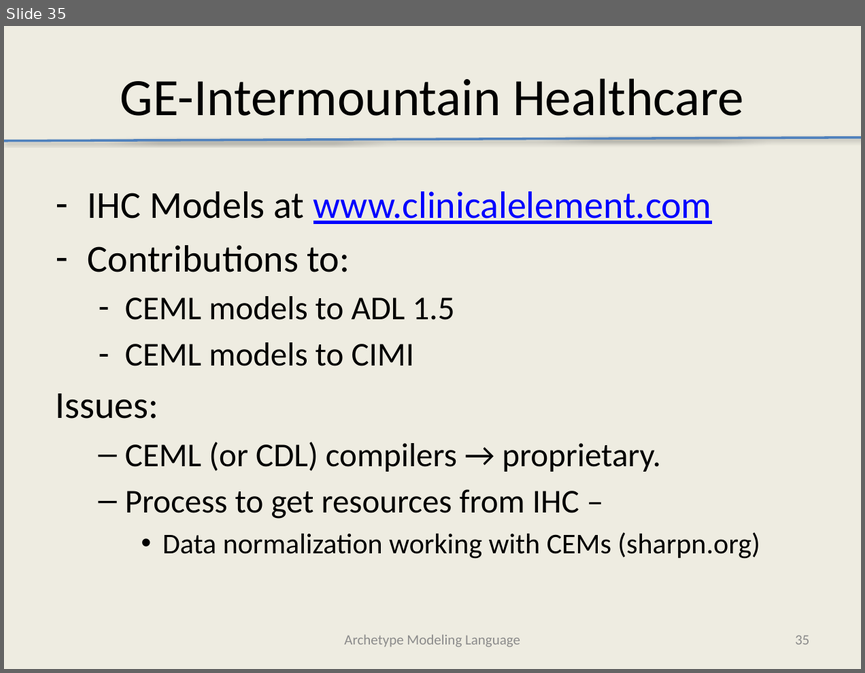
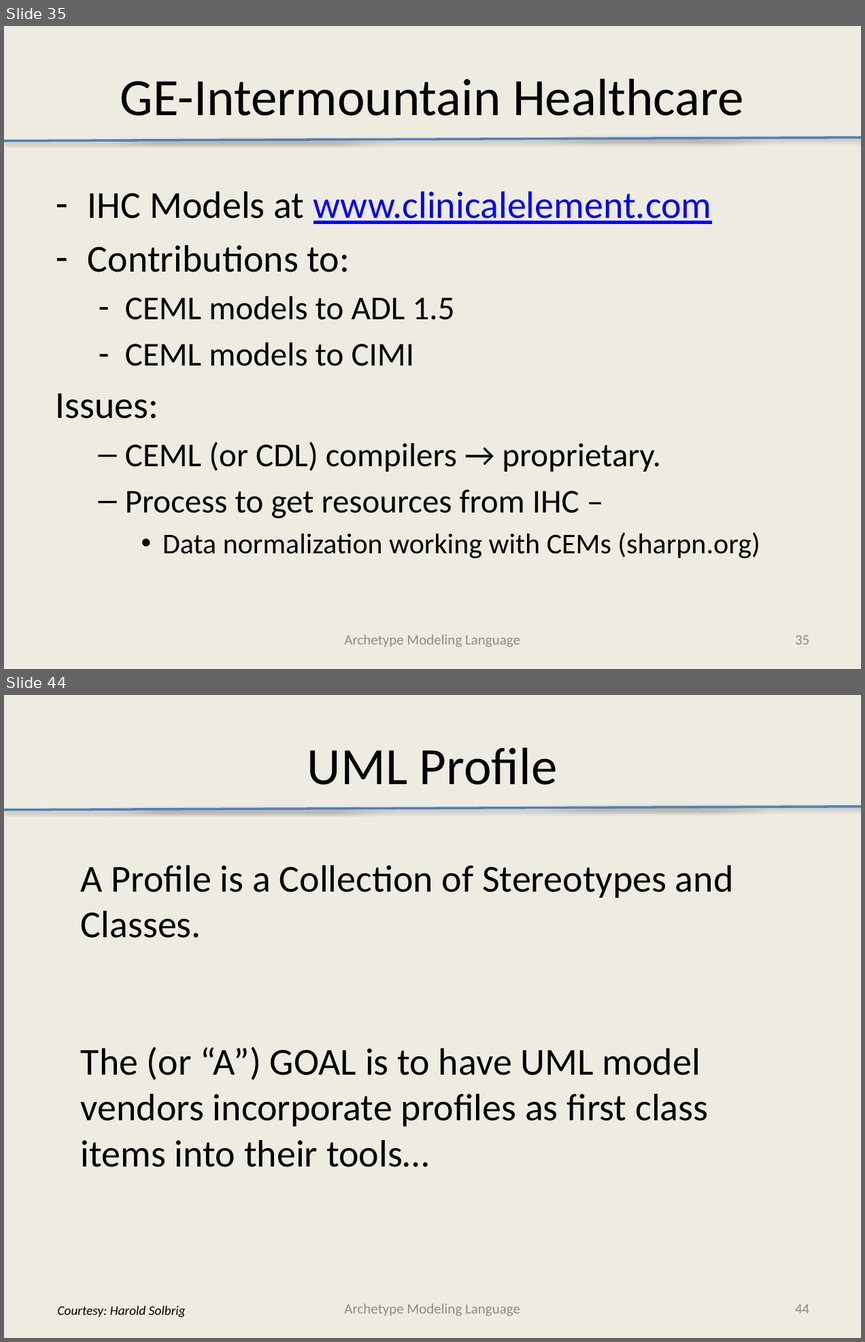
Before and after one commit to Avelanda/AMLTooling, a slide deck: docs/AMLTooling.pptx. Shown one above the other, each under a label of ours: slide 35 before the commit, slides 35 and 44 after it; the slides between them are not shown. The pictures are 865x673 and 865x1342 pixels, drawn with LibreOffice and Linux fonts; fonts in the diff are those of the drawing. Boxes give left, top, right and bottom in pixels: in the first picture for what was removed or moved away, otherwise in the second. Text is boxed around its words. In the diff, an @@ line names an element or a change of style, - is before the commit and + after.

```diff
--- a/docs/AMLTooling.pptx
+++ b/docs/AMLTooling.pptx
@@ slide 44 added at <box>4,695,861,1338</box>, background #EEECE1 @@
@@ title added at <box>307,747,557,785</box>, 44 pt, text #000000 @@
+UML Profile
@@ line added from (4, 810) to (861, 807), #4F81BD 2 pt @@
@@ text added at <box>81,865,734,1167</box>, 32 pt, text #000000 @@
+A Profile is a Collection of Stereotypes and Classes.
+The (or “A”) GOAL is to have UML model vendors incorporate profiles as first class items into their tools…
@@ text added at <box>58,1305,186,1317</box>, 11 pt, text #000000, italic @@
+Courtesy: Harold Solbrig
@@ text added at <box>344,1303,520,1316</box>, 12 pt, text #8C8C8C @@
+Archetype Modeling Language
@@ page number added at <box>795,1304,809,1313</box>, 12 pt, text #8C8C8C @@
+44
```
Also in this commit, not shown: 1 slide changed, 9 other slides added.
